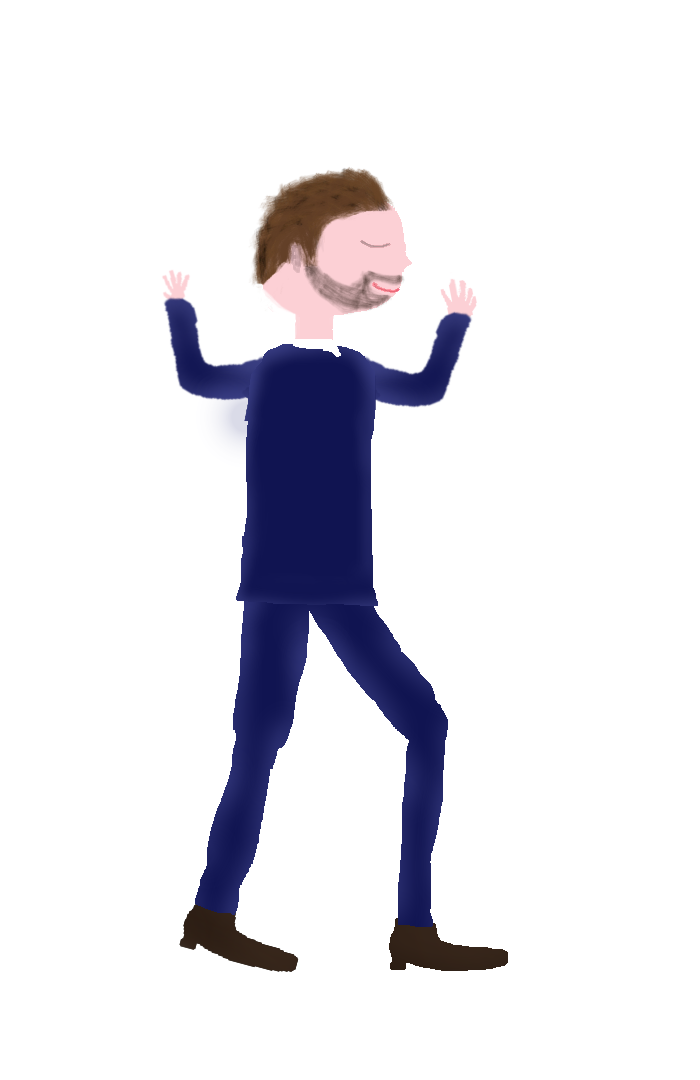
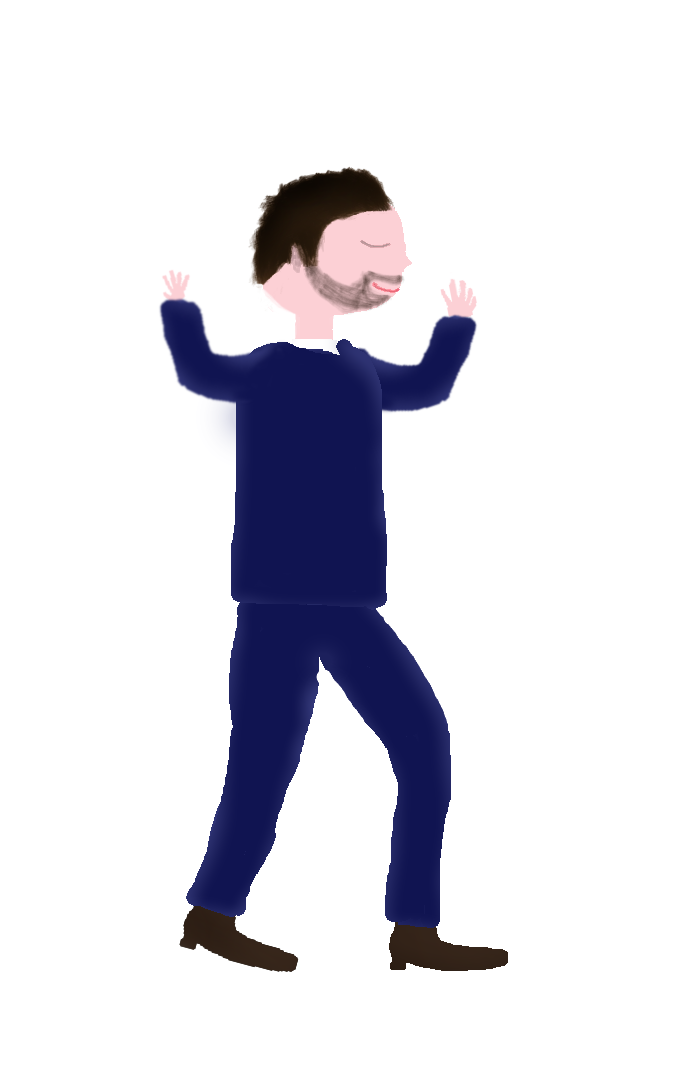
Before/after of a (700, 1080) layered artwork. What changed in the layer stack:
added layer "Right-Arm" in group "Man" over [left=158, top=297, right=295, bottom=410]
painted on "Suit-Top" over [left=231, top=339, right=387, bottom=610]
removed layer "Suit-Arms" from group "Man" over [left=162, top=297, right=473, bottom=409]
painted on "Suit-Bot" over [left=186, top=579, right=451, bottom=928]
added layer "Left-Arm" in group "Man" over [left=344, top=313, right=478, bottom=415]
painted on "Hair" over [left=248, top=166, right=395, bottom=290]
